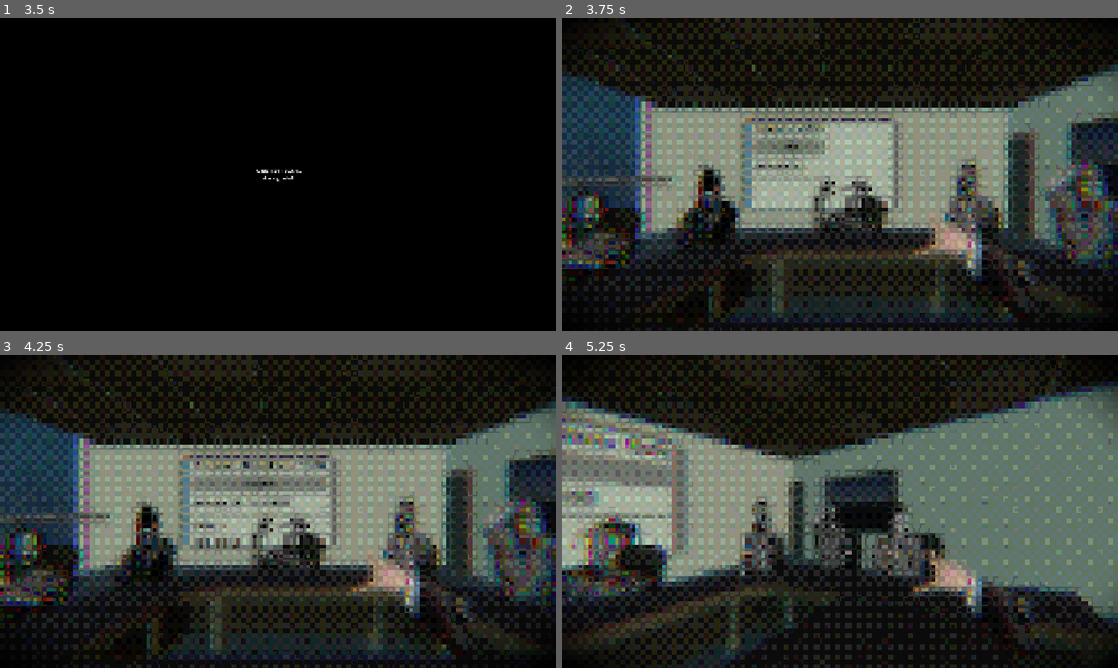
Above: before the commit, frames 1-4 (two rows, left to right).
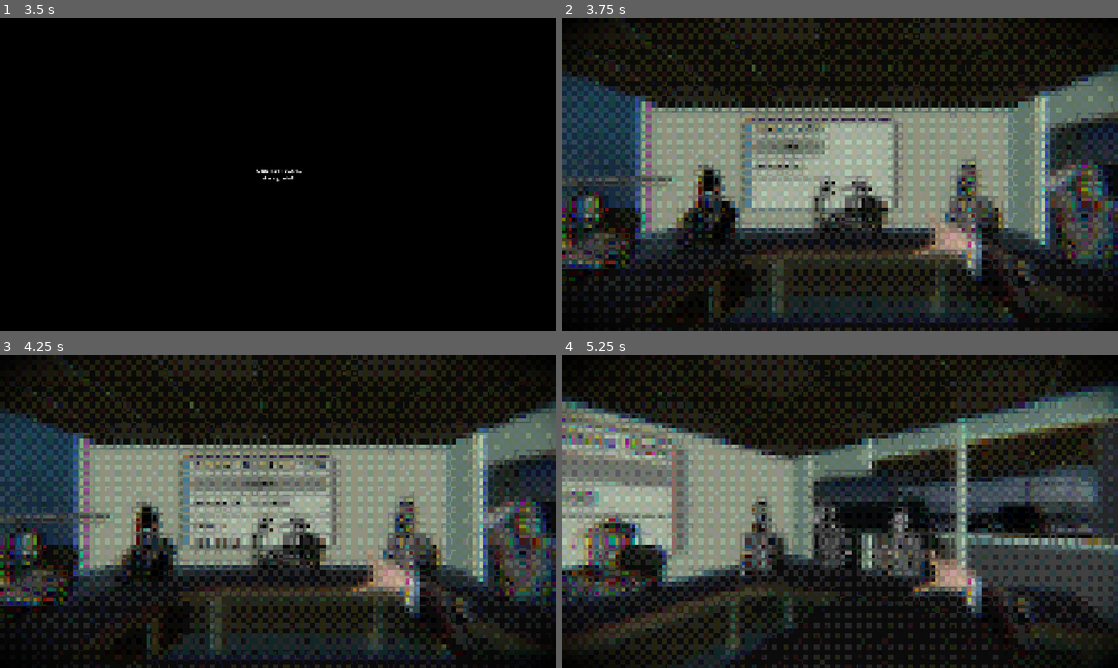
Above: after the commit, the same moments.

Repository: DebugCookie/FIB_GameJam
Game: Godot game, scene res://main_menu.tscn
Two runs of this game, one before a commit and one after it. Both use one fixed random seed, a clock stepped at 60 frames per second and the inputs below.
Inputs (mouse positions are in pixels of both pictures, inside the frame that each line leads up to):
- Up to frame 1 (3.5 s): click "Start Button" at 0.5 s; tap Enter (ui_accept) at 1.25, 1.52, 2, 2.27, 2.75 s; move the mouse to (400, 158) at 1.27 s; hold Right (ui_right) 1.28-2.03 s; click (400, 158) at 1.42 s; move the mouse to (166, 190) at 2.02 s; hold Down (ui_down) 2.03-2.78 s; move the mouse to (333, 105) at 2.77 s; hold Right (ui_right) from 2.78 s (still down)
- Up to frame 2 (3.75 s): tap Enter (ui_accept) at 3.5 s; move the mouse to (812, 237) at 3.52 s; release Right (ui_right) at 3.53 s; hold Up (ui_up) from 3.53 s (still down); click (812, 237) at 3.67 s
- Up to frame 3 (4.25 s): keep holding Up (ui_up); tap Enter (ui_accept) at 3.77 s
- Up to frame 4 (5.25 s): move the mouse to (1006, 558) at 4.27 s; release Up (ui_up) at 4.28 s; hold Left (ui_left) from 4.28 s (still down); tap Enter (ui_accept) at 4.52 s; move the mouse to (673, 464) at 5.02 s

Frame 1 is identical in both runs. In frame 2, 4.6% of the frame differs, in the area x 15-100%, y 21-79%; in frame 3, 4.6%; in frame 4, 21%, in the area x 7-100%, y 8-84%.

Commit message:
setdressing

Diff:
--- a/maxTestScene.tscn
+++ b/maxTestScene.tscn
@@ -97,6 +97,7 @@
 [ext_resource type="PackedScene" uid="uid://dbo8yhifgwmg2" path="res://Art Assets/3D/SM_SmallTable.glb" id="94_435h1"]
 [ext_resource type="PackedScene" uid="uid://cyoagi0yows5b" path="res://Art Assets/3D/SM_confrenceTable.glb" id="95_m7egt"]
 [ext_resource type="PackedScene" uid="uid://cck5di3nf3jgx" path="res://Art Assets/3D/SM_ChairBack.glb" id="97_nyr6x"]
+[ext_resource type="PackedScene" uid="uid://bt0w005xtgbq7" path="res://Art Assets/3D/officeBG.glb" id="98_jkfde"]
 
 [sub_resource type="AudioStreamPlaylist" id="AudioStreamPlaylist_a5qvv"]
 shuffle = true
@@ -783,16 +784,25 @@
 transform = Transform3D(1, 0, 0, 0, 1, 0, 0, 0, 1, 0, -0.10227886, -0.059896484)
 
 [node name="SM_Wall" parent="." unique_id=1219317071 instance=ExtResource("10_3pouy")]
-transform = Transform3D(-1, 0, -8.742278e-08, 0, 1, 0, 8.742278e-08, 0, -1, 0.39856073, -0.13130234, -0.23945713)
+transform = Transform3D(-1, 0, -8.742278e-08, 0, 1.3441513, 0, 8.742278e-08, 0, -1, 0.3985607, -0.26105002, -0.61807686)
+
+[node name="SM_Wall" parent="SM_Wall" unique_id=580721502 instance=ExtResource("10_3pouy")]
+transform = Transform3D(-1, 0, -8.742278e-08, 0, 1.3441513, 0, 8.742278e-08, 0, -1, -0.0038092136, -0.87675613, -0.36651742)
+
+[node name="SM_Wall" parent="SM_Wall/SM_Wall" unique_id=678328271 instance=ExtResource("10_3pouy")]
+transform = Transform3D(-0.99999994, 5.2012583e-15, -4.3711384e-07, 2.2928223e-14, -0.34027442, -8.742278e-08, -4.3711384e-07, -2.9747733e-08, 0.99999994, -0.00086954236, 1.1562865, 0.0407366)
 
 [node name="SM_Wall2" parent="." unique_id=1887927298 instance=ExtResource("10_3pouy")]
-transform = Transform3D(1.3113416e-07, 0, -1.1545465, 0, 1, 0, 1, 0, 1.5140049e-07, 0.008830994, -0.13130234, -0.48150295)
+transform = Transform3D(1.3113416e-07, 0, -1.1545465, 0, 1.3441513, 0, 1, 0, 1.5140049e-07, 0.008830994, -0.26105002, -0.48150295)
 
 [node name="SM_Wall3" parent="." unique_id=1447902437 instance=ExtResource("10_3pouy")]
-transform = Transform3D(-2.1855693e-07, 0, 1.1545465, 0, 1, 0, -1, 0, -2.5233413e-07, 0.008830994, -0.13130234, 0.123515904)
+transform = Transform3D(-2.1855693e-07, 0, 1.1545465, 0, 1.3441513, 0, -1, 0, -2.5233413e-07, 0.008830994, -0.26105002, 0.123515904)
 
 [node name="SM_Roof" parent="." unique_id=1421866103 instance=ExtResource("11_be4fj")]
 transform = Transform3D(1, 0, 0, 0, 1, 0, 0, 0, 1, -0.022765517, 0.19934294, -0.24673656)
+
+[node name="SM_Roof" parent="SM_Roof" unique_id=232136174 instance=ExtResource("11_be4fj")]
+transform = Transform3D(1, 0, 0, 0, 1, 0, 0, 0, 1, 0.89182085, 0.0019088686, 0.22792834)
 
 [node name="SM_Window" parent="." unique_id=763268013 instance=ExtResource("12_2p1gs")]
 transform = Transform3D(-0.7099999, 0, -1.4956696e-07, 0, 0.80805326, 0, 1.0720701e-07, 0, -0.9905372, -0.38354537, -0.055646427, -0.23754987)
@@ -805,8 +815,19 @@
 autoplay = true
 panning_strength = 2.01
 
+[node name="SM_Window" parent="SM_Window" unique_id=1074715542 instance=ExtResource("12_2p1gs")]
+transform = Transform3D(-0.71, 0, -1.4956717e-07, 0, 0.8080535, 0, 1.0720717e-07, 0, -0.99053794, -1.089774, -0.019729443, -0.18718739)
+
+[node name="SFX_Ambience_City" type="AudioStreamPlayer3D" parent="SM_Window/SM_Window" unique_id=1429769185]
+transform = Transform3D(1.408451, 0, 4.2632564e-14, 0, 1.2375423, 0, -2.842171e-14, 0, 1.0095533, 0, 0.08699666, 0)
+stream = ExtResource("73_x4ery")
+attenuation_model = 3
+volume_db = -6.0
+autoplay = true
+panning_strength = 2.01
+
 [node name="SM_Door" parent="." unique_id=1678815973 instance=ExtResource("23_25qrb")]
-transform = Transform3D(1, 0, 0, 0, 1, 0, 0, 0, 0.7636261, 0.3966971, -0.11315133, -0.48290318)
+transform = Transform3D(1, 0, 0, 0, 1, 0, 0, 0, 0.7636261, 0.3966971, -0.11315133, -0.34845144)
 
 [node name="SM_Picture" parent="." unique_id=1545905301 instance=ExtResource("24_3ydh5")]
 transform = Transform3D(0.56, 0, 0, 0, 0.56, 0, 0, 0, 0.56, 0.38655156, -0.0050126836, -0.24838927)
@@ -889,3 +910,6 @@
 
 [node name="SM_ChairBack7" parent="." unique_id=1978797678 instance=ExtResource("97_nyr6x")]
 transform = Transform3D(0.0036889315, 0, -0.9999932, 0, 1, 0, 0.9999932, 0, 0.0036889315, -0.2894775, -0.06457488, -0.08276293)
+
+[node name="officeBG" parent="." unique_id=1412442048 instance=ExtResource("98_jkfde")]
+transform = Transform3D(0.0659937, 0, 0.59231323, 0, 0.4626254, 0, -0.2462918, 0, 0.15870988, 0.28242692, -0.28535783, 0.04839149)
